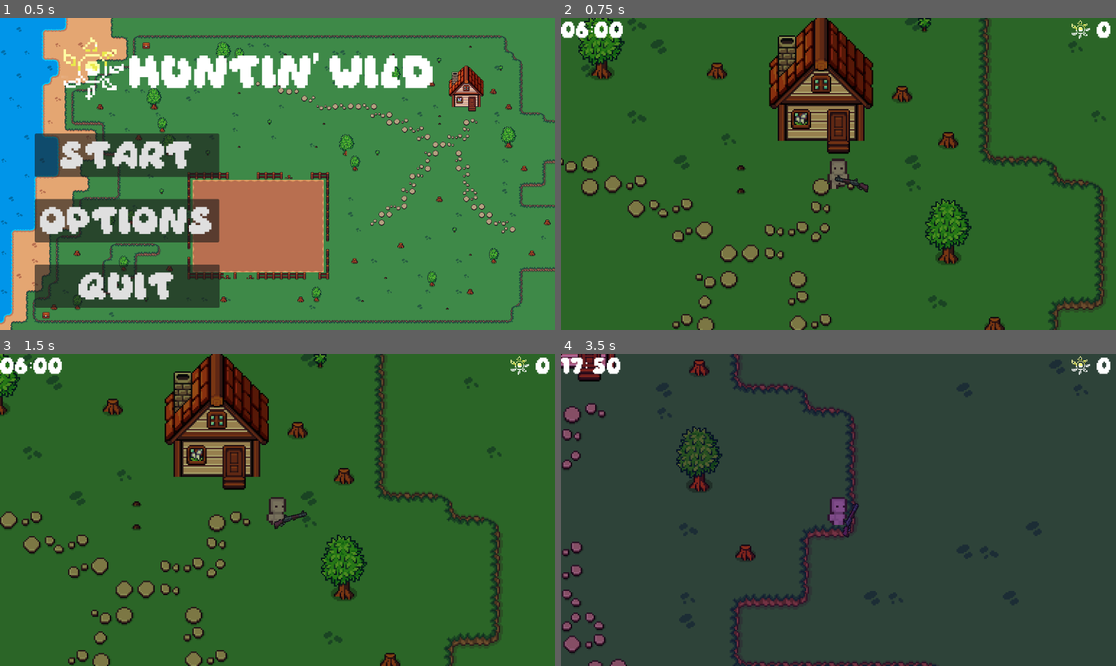
Above: before the commit, frames 1-4 (two rows, left to right).
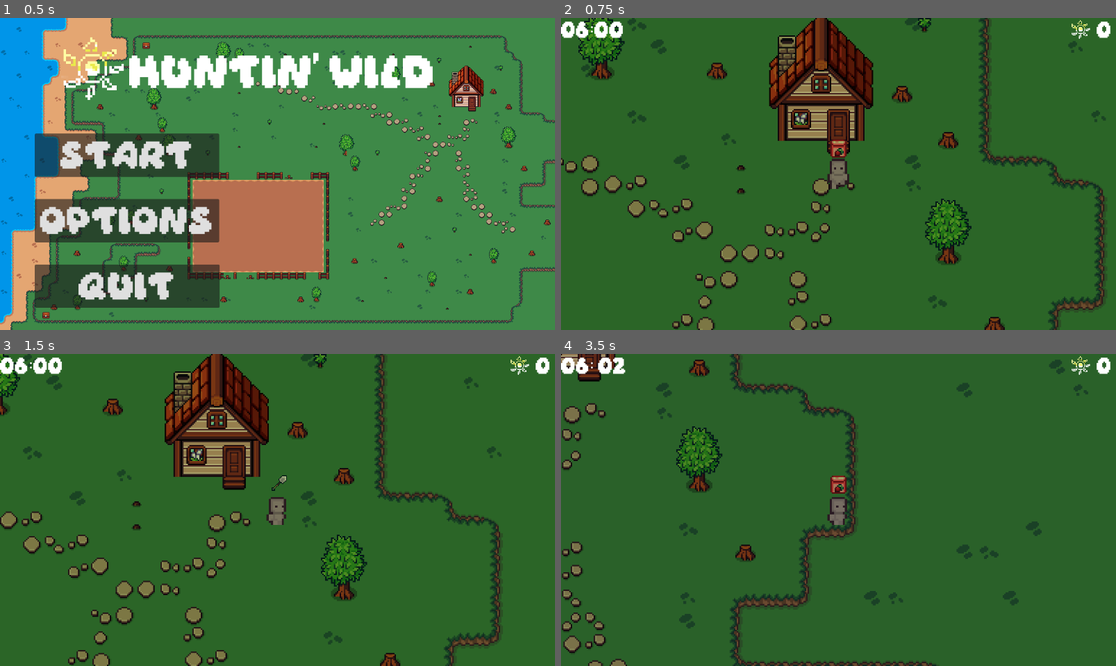
Above: after the commit, the same moments.

Repository: MahderK/huntin-wild
Game: Godot game, scene res://Scenes/main_menu.tscn
The game is run twice, just before and just after one commit, with the same random seed, the same clock (stepped at 60 frames per second) and the same inputs.
Inputs (mouse positions are in pixels of both pictures, inside the frame that each line leads up to):
- Up to frame 1 (0.5 s): no input
- Up to frame 2 (0.75 s): click "Start" at 0.5 s
- Up to frame 3 (1.5 s): tap Enter at 1.25 s; move the mouse to (399, 494) at 1.27 s; hold D (right) from 1.28 s (still down); tap Mouse wheel down (cycle_tool_down, bound only after the com… at 1.35 s
- Up to frame 4 (3.5 s): tap Mouse wheel up (cycle_tool_up, bound only after the commit) at 1.55, 2.1, 3.05 s; move the mouse to (727, 525) at 2.02 s; release D (right) at 2.03 s; hold Down (down) 2.03-2.78 s; tap Mouse wheel down (cycle_tool_down, bound only after the com… at 2.3, 2.85 s; move the mouse to (894, 441) at 2.77 s; hold D (right) from 2.78 s (still down)

Frame 1 is identical in both runs. In frame 2, 0.3% of the frame differs, in the area x 48-56%, y 38-56%; in frame 3, 0.2%; in frame 4, 94%, in the area x 0-100%, y 0-100%.

Commit message:
Finished item looping

Diff:
--- /dev/null
+++ b/Scenes/equipment.tscn
@@ -0,0 +1,39 @@
+[gd_scene load_steps=3 format=3 uid="uid://cp31n0ibddych"]
+
+[ext_resource type="Texture2D" uid="uid://bvctluk58ln6o" path="res://Assets/Farm RPG FREE 16x16 - Tiny Asset Pack/Objects/Spring Crops.png" id="1_roj3i"]
+[ext_resource type="Texture2D" uid="uid://dmwokjkfe80me" path="res://Assets/shovel.png" id="2_uc00j"]
+
+[node name="Equipment" type="Node2D"]
+
+[node name="Strawberry" type="Sprite2D" parent="."]
+texture_filter = 1
+texture = ExtResource("1_roj3i")
+region_enabled = true
+region_rect = Rect2(112, 16, 16, 16)
+
+[node name="Leak" type="Sprite2D" parent="."]
+visible = false
+texture_filter = 1
+texture = ExtResource("1_roj3i")
+region_enabled = true
+region_rect = Rect2(112, 48, 16, 16)
+
+[node name="Potato" type="Sprite2D" parent="."]
+visible = false
+texture_filter = 1
+texture = ExtResource("1_roj3i")
+region_enabled = true
+region_rect = Rect2(112, 80, 16, 16)
+
+[node name="Onion" type="Sprite2D" parent="."]
+visible = false
+texture_filter = 1
+texture = ExtResource("1_roj3i")
+region_enabled = true
+region_rect = Rect2(112, 80, 16, 16)
+
+[node name="Shovel" type="Sprite2D" parent="."]
+visible = false
+texture_filter = 1
+scale = Vector2(0.625, 0.625)
+texture = ExtResource("2_uc00j")
--- a/Scenes/game.tscn
+++ b/Scenes/game.tscn
@@ -468,6 +468,7 @@
 position = Vector2(980, 208)
 
 [node name="Weapon" parent="Player" instance=ExtResource("9_ldgsr")]
+visible = false
 position = Vector2(6, 4.66667)
 
 [node name="HUD" parent="." instance=ExtResource("18_85qyi")]
--- a/Scenes/player.tscn
+++ b/Scenes/player.tscn
@@ -1,7 +1,8 @@
-[gd_scene load_steps=22 format=3 uid="uid://dvexbqg2qy8mt"]
+[gd_scene load_steps=23 format=3 uid="uid://dvexbqg2qy8mt"]
 
 [ext_resource type="Script" uid="uid://pn13mmmgavkw" path="res://Scripts/player.gd" id="1_cvnsp"]
 [ext_resource type="Texture2D" uid="uid://kvb2arahnkhu" path="res://Assets/Prototype_Character/prototype_character.png" id="1_v0iea"]
+[ext_resource type="PackedScene" uid="uid://cp31n0ibddych" path="res://Scenes/equipment.tscn" id="3_6t5aa"]
 
 [sub_resource type="AtlasTexture" id="AtlasTexture_v0iea"]
 atlas = ExtResource("1_v0iea")
@@ -171,3 +172,7 @@
 
 [node name="Camera2D" type="Camera2D" parent="."]
 zoom = Vector2(3, 3)
+
+[node name="Equipment" parent="." instance=ExtResource("3_6t5aa")]
+position = Vector2(0, -12)
+scale = Vector2(0.625, 0.625)
--- a/Scripts/game.gd
+++ b/Scripts/game.gd
@@ -3,6 +3,7 @@
 @export var day_night_gradient: Gradient
 @onready var modulate_node = $CanvasModulate
 @onready var audio_player = $bg_music
+@onready var shotgun = $Player/Weapon
 
 var battle_music = preload("res://Assets/music/🪕 Banjo Bloodbath🩸 ｜ Appalachian Anarchy ｜ 🪕 Bluegrass Power Metal 🤘 - Appalachian Anarchy.mp3")
 var day_music = preload("res://Assets/music/Slow Banjo from the heart 🪕♥️ - Slow Banjo.mp3")
@@ -14,8 +15,10 @@
 	var music_track : AudioStream
 
 	if total_seconds >= 900:
+		shotgun.visible = true
 		music_track = battle_music
 	else:
+		shotgun.visible = false
 		music_track = day_music
 
 	if audio_player.stream == music_track:
--- a/Scripts/hud.gd
+++ b/Scripts/hud.gd
@@ -2,7 +2,7 @@
 
 @onready var label = $Clock
 @onready var timer = $Timer
-@onready var tot_time_in_sec : int = 890
+@onready var tot_time_in_sec : int = 300
 
 signal time_change(total_seconds)
 
--- a/Scripts/player.gd
+++ b/Scripts/player.gd
@@ -1,10 +1,34 @@
 extends CharacterBody2D
 
 @export var speed = 400
+@onready var display_equipment = $Equipment
+
+enum Tools {STRAWBERRY, LEAK, POTATO, ONION, SHOVEL}
+var current_tool = Tools.STRAWBERRY
 
 func get_input():
+
 	var input_direction = Input.get_vector("left", "right", "up", "down")
 	velocity = input_direction * speed
+
+	if Input.is_action_just_pressed("cycle_tool_up"):
+		current_tool = (current_tool + 1) % Tools.size()
+		print("Equiped seed", Tools.keys()[current_tool])
+
+	if Input.is_action_just_pressed("cycle_tool_down"):
+		current_tool = (current_tool - 1 + Tools.size()) % Tools.size()
+		print("Equiped seed", Tools.keys()[current_tool])
+
+	update_display()
+
+func update_display():
+	for i in display_equipment.get_child_count():
+		var child = display_equipment.get_child(i)
+		if i == current_tool:
+			child.visible = true
+		else:
+			child.visible = false
+
 
 func _physics_process(delta):
 	get_input()
--- a/default_bus_layout.tres
+++ b/default_bus_layout.tres
@@ -1,7 +1,7 @@
 [gd_resource type="AudioBusLayout" format=3 uid="uid://dnj43luk44xax"]
 
 [resource]
-bus/0/volume_db = -6.12156
+bus/0/volume_db = -16.0856
 bus/1/name = &"music"
 bus/1/solo = false
 bus/1/mute = false
--- a/project.godot
+++ b/project.godot
@@ -46,3 +46,13 @@
 "events": [Object(InputEventMouseButton,"resource_local_to_scene":false,"resource_name":"","device":-1,"window_id":0,"a …(257 unchanged characters)…
 ]
 }
+cycle_tool_up={
+"deadzone": 0.2,
+"events": [Object(InputEventMouseButton,"resource_local_to_scene":false,"resource_name":"","device":-1,"window_id":0,"alt_pressed":false,"shift_pressed":false,"ctrl_pressed":false,"meta_pressed":false,"button_mask":8,"position":Vector2(97, 16),"global_position":Vector2(104, 53),"factor":1.0,"button_index":4,"canceled":false,"pressed":true,"double_click":false,"script":null)
+]
+}
+cycle_tool_down={
+"deadzone": 0.2,
+"events": [Object(InputEventMouseButton,"resource_local_to_scene":false,"resource_name":"","device":-1,"window_id":0,"alt_pressed":false,"shift_pressed":false,"ctrl_pressed":false,"meta_pressed":false,"button_mask":16,"position":Vector2(95, 9),"global_position":Vector2(102, 46),"factor":1.0,"button_index":5,"canceled":false,"pressed":true,"double_click":false,"script":null)
+]
+}
Binary file added: Assets/shovel.png
Not shown, added: Assets/shovel.png.import
